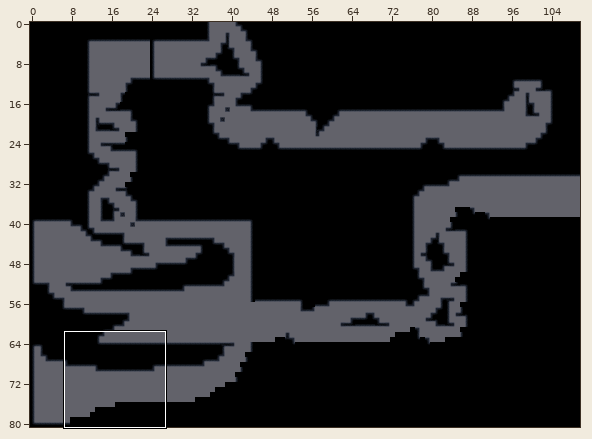
Tiled map: assets/maps/MapLvl1ZonaBaja.tmx. Above, an overview of the earlier version with the close-up marked.
Close-up. Before:
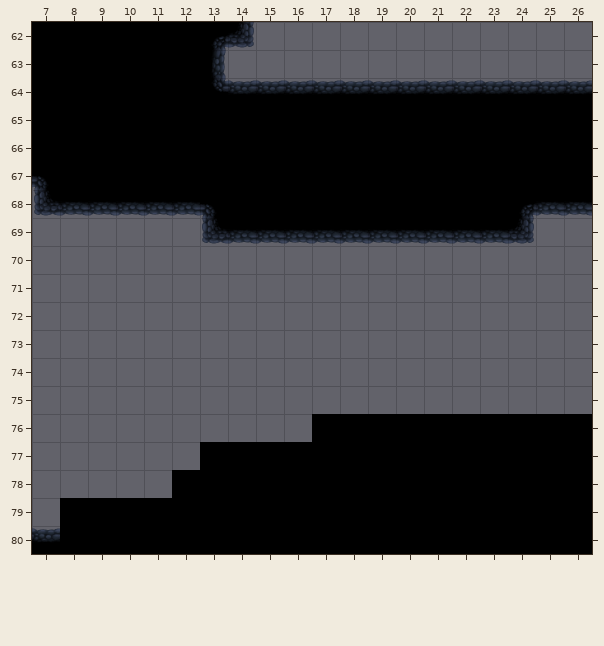
Cells are 64x64 px. Shown: x 7..26, y 62..80. The commit also changed other parts of the map, which this record leaves out.
After:
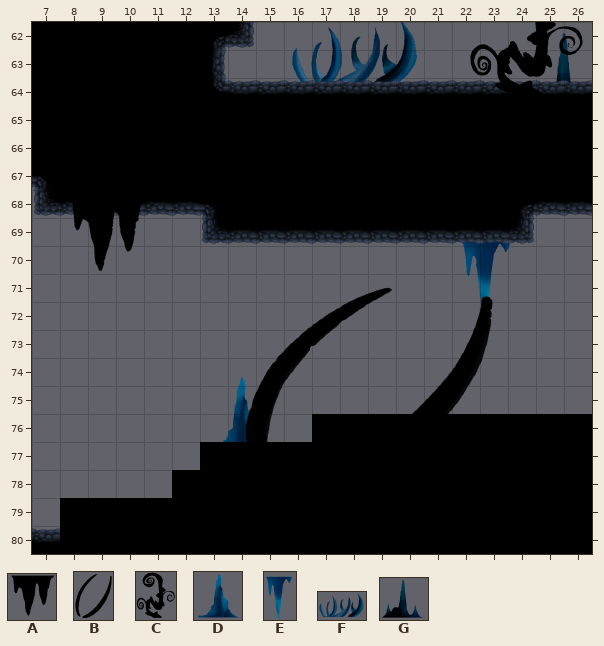
Key: from "Back": A 11 flipped up-down "Asset 9 back", B 17 "Asset 15 back", C 28 "Asset 26 back"; from "Fore": D 1 flipped up-down "Asset 1 for", E 2 "Asset 2 for", F 33 "Asset 33 for"; from "Middle": G 7 flipped up-down "Asset 5 mid".
Objects are placed by their top-left corner, in cells (3,4 is the top-left corner of cell 3,4); size is 1x1 cell unless given.
From old to new:
{"where": "layer \"Background\" (added)"}
{"now": "E \"Asset 2 for\" at 22.2,69.5 size 2.2x3.3"}
{"now": "D \"Asset 1 for\" at 13,74.6 size 2.8x2.9"}
{"where": "layer \"Middleground\" (added)"}
{"now": "F \"Asset 33 for\" at 16.2,61.8 size 4.9x2.8"}
{"now": "G \"Asset 5 mid\" at 24.3,62.2 size 3.6x3.1"}
{"where": "layer \"Foreground\" (added)"}
{"now": "C \"Asset 26 back\" at 22.6,60.4 size 4.2x4.5"}
{"now": "A \"Asset 9 back\" at 8.1,68.2 size 3.1x3"}
{"now": "B \"Asset 15 back\" at 14.3,71.1 size 9.5x7.9"}
{"label":"added","picture_box":[292,22,417,83]}
{"label":"added","picture_box":[470,22,583,94]}
{"label":"added","picture_box":[72,202,143,271]}
{"label":"added","picture_box":[222,241,510,442]}
